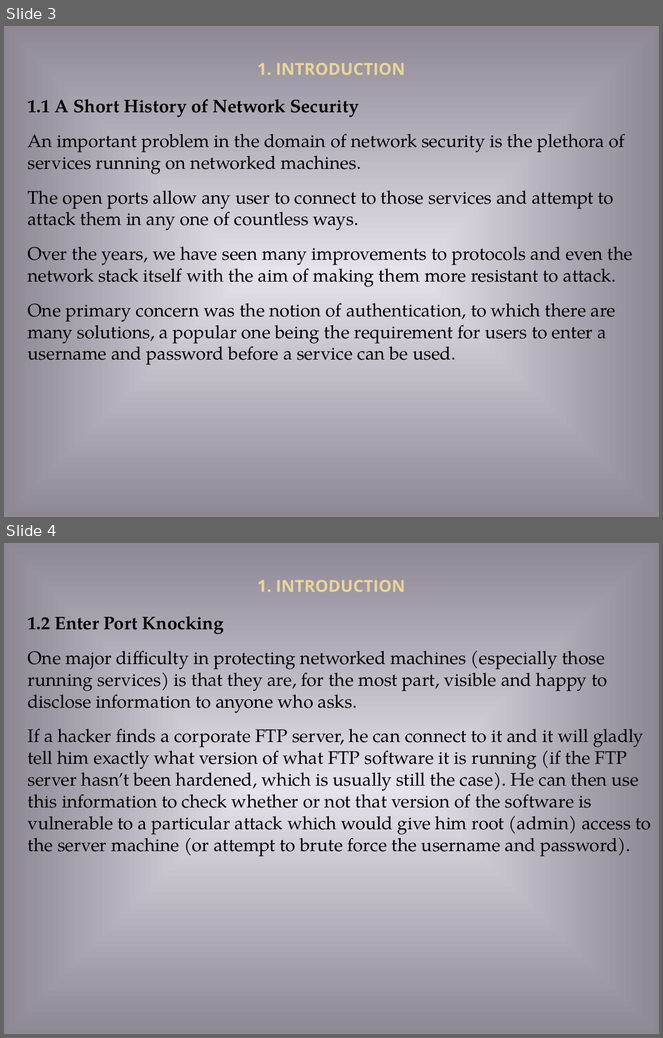
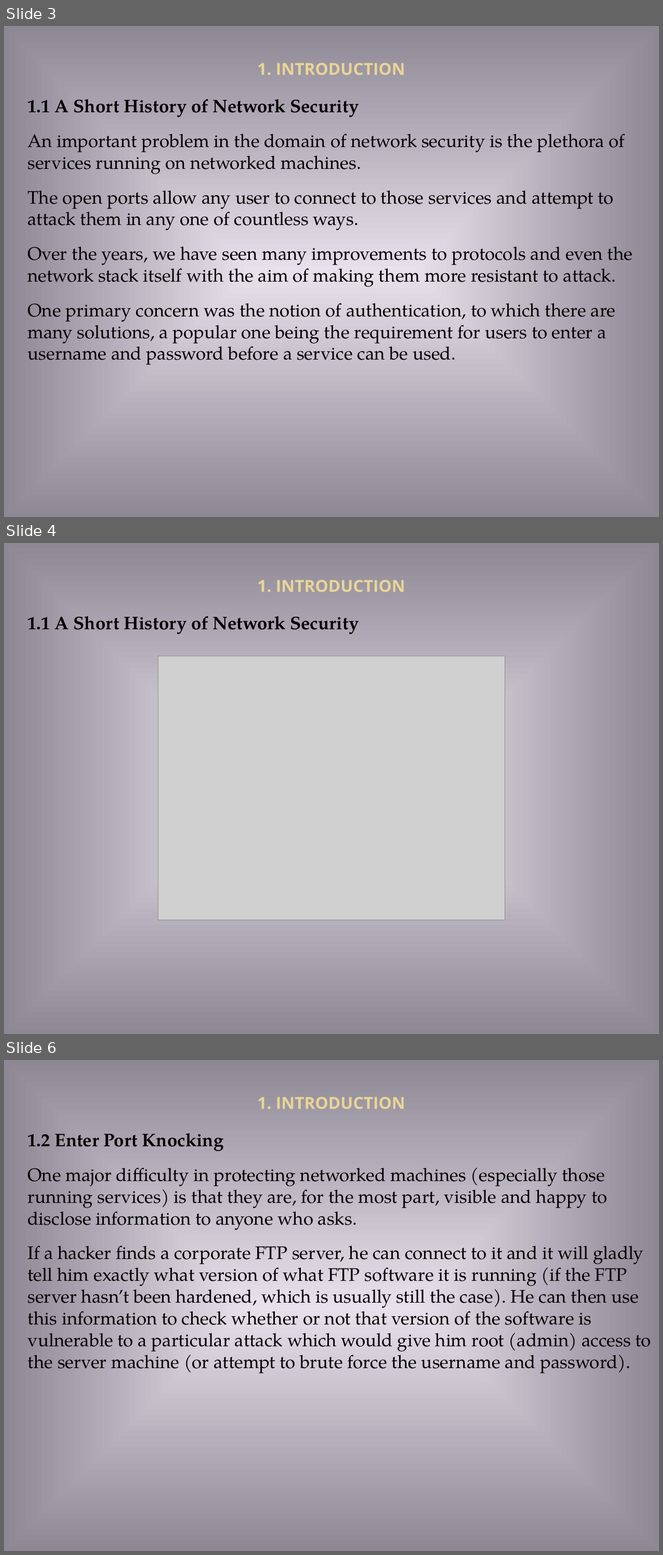
Before and after one commit to ppantelakis/uth_2018a_c_programming_wan_security, a slide deck: Presentation/WAN_SECURITY.ppt. Shown one above the other, each under a label of ours: slides 3 and 4 before the commit, slides 3, 4 and 6 after it; the slides between them are not shown. The pictures are 663x1038 and 663x1555 pixels, drawn with LibreOffice and Linux fonts; fonts in the diff are those of the drawing; grey boxes stand for pictures. Boxes give left, top, right and bottom in pixels: in the first picture for what was removed or moved away, otherwise in the second. Text is boxed around its words. In the diff, an @@ line names an element or a change of style, - is before the commit and + after.

Commit message:
Edit Presentation

```diff
--- a/Presentation/WAN_SECURITY.ppt
+++ b/Presentation/WAN_SECURITY.ppt
@@ slide 4 added at (x1=4, y1=543, x2=659, y2=1034), background gradient #E6E1EB to #8E8894 @@
@@ text added at (x1=257, y1=580, x2=405, y2=592), 20 pt, text #E9D596, bold @@
+1. INTRODUCTION
@@ text added at (x1=28, y1=616, x2=359, y2=635), 22 pt, text #000000, bold @@
+1.1 A Short History of Network Security
@@ picture added at (x1=158, y1=656, x2=505, y2=921) @@
@@ what was slide 4 is now slide 6 @@
```
Also in this commit, not shown: 1 other slide added, 3 other files.
